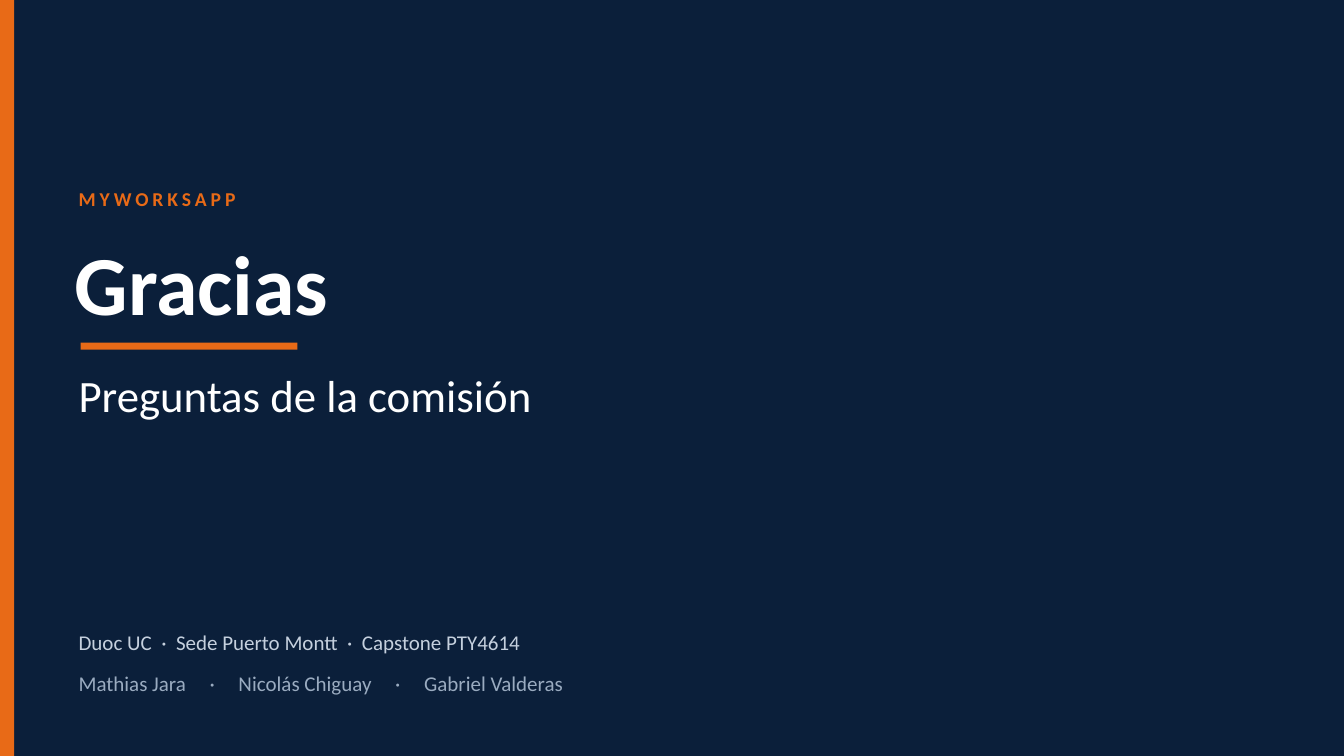
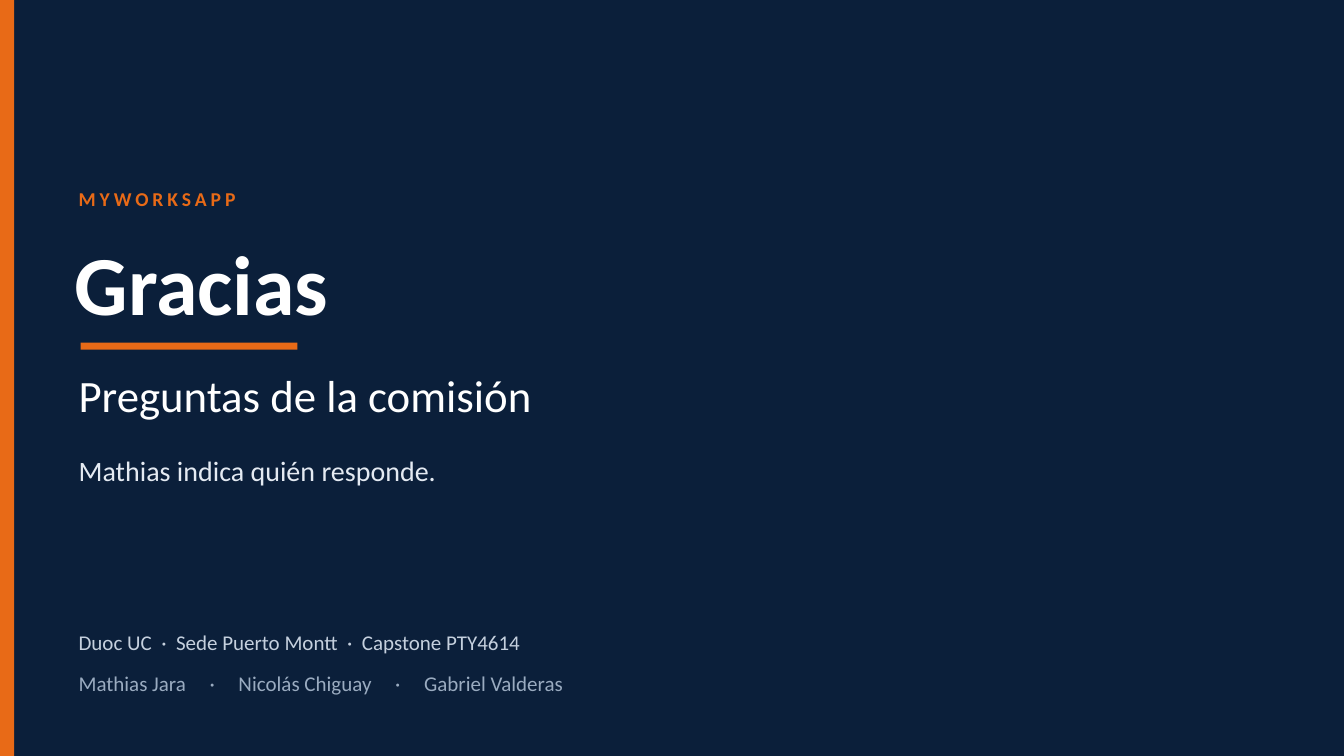
Before and after one commit to MathiasAlejandr0/MyWorksAppProyect, a slide deck: slide 8 of Fase 2/Presentacion_final_MyWorksApp.pptx. Drawn at 1344x756 pixels with LibreOffice and Linux fonts; fonts in the diff are those of the drawing. Boxes give left, top, right and bottom in pixels: in the first picture for what was removed or moved away, otherwise in the second. Text is boxed around its words. In the diff, an @@ line names an element or a change of style, - is before the commit and + after.

```diff
--- a/Fase 2/Presentacion_final_MyWorksApp.pptx
+++ b/Fase 2/Presentacion_final_MyWorksApp.pptx
@@ text added at (x1=79, y1=461, x2=436, y2=486), 20 pt, text #E4EAF2 @@
+Mathias indica quién responde.
```
Also in this commit, not shown: 2 other slides changed, 3 other files.
